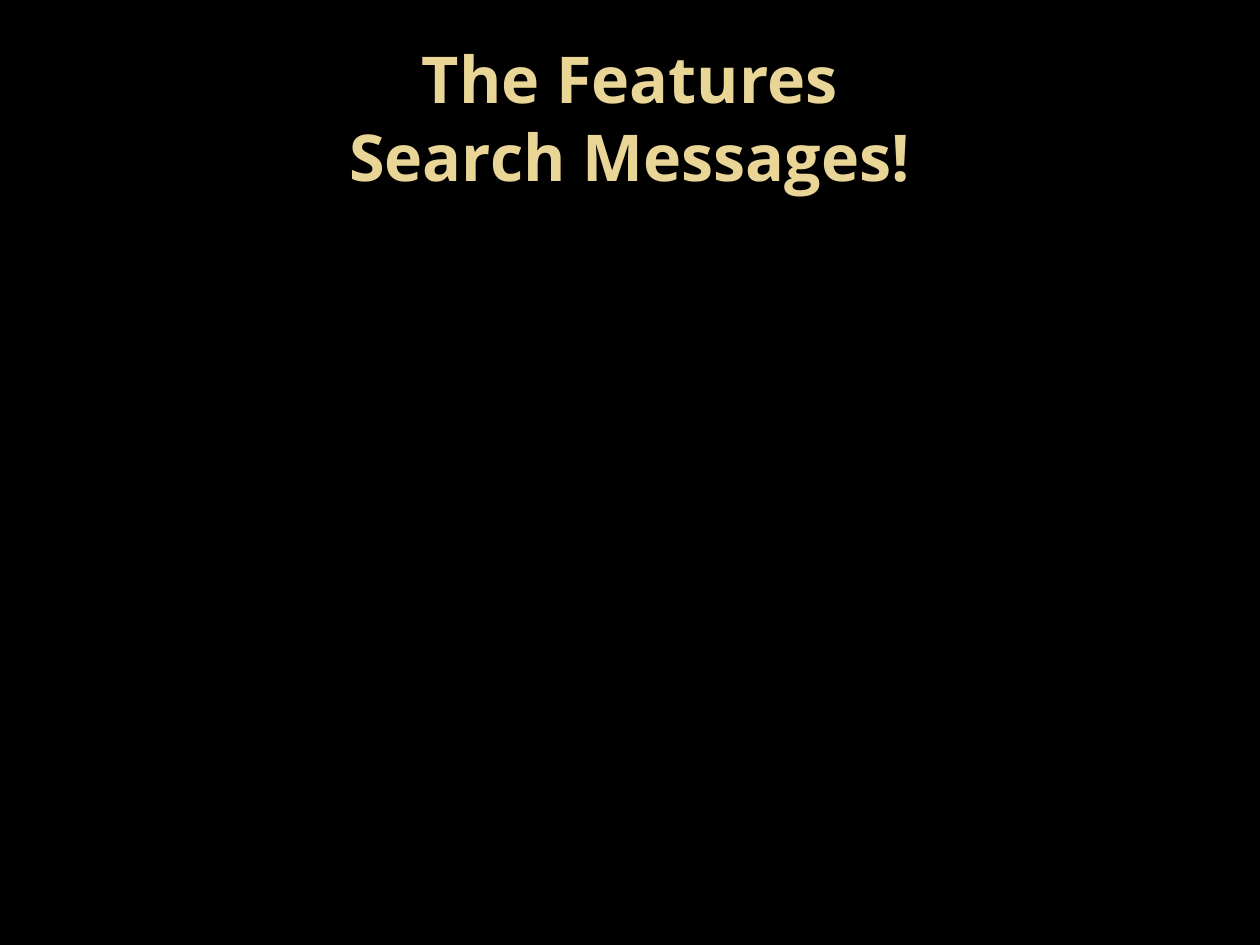
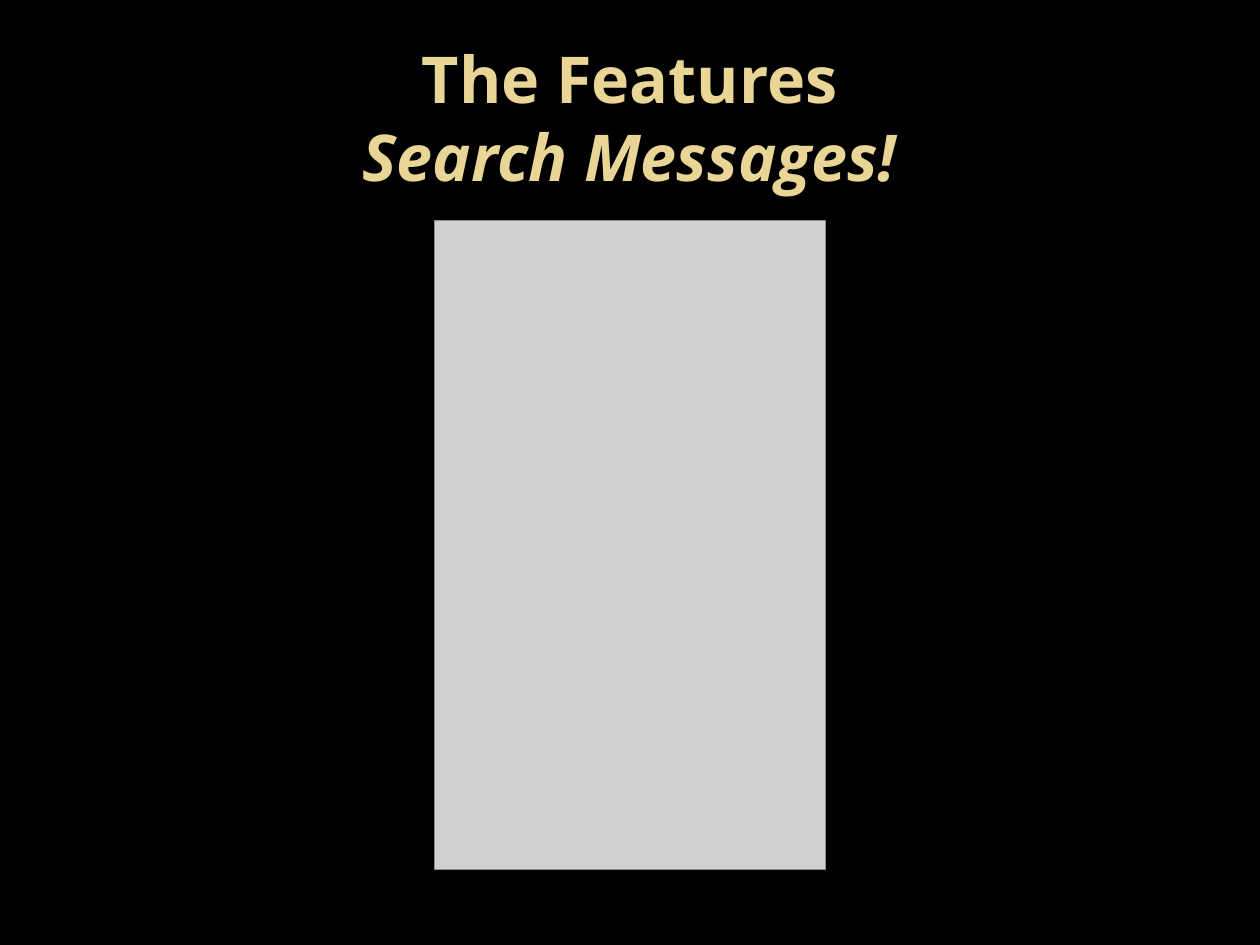
Before and after one commit to kbaileyky/CS5103-SMS, a slide deck: slide 9 of Documents/Presentation/CS5103 SMS MSGR .pptx (slide 10 before the commit). Drawn at 1260x945 pixels with LibreOffice and Linux fonts; fonts in the diff are those of the drawing; grey boxes stand for pictures; background and template pictures are left out. Boxes give left, top, right and bottom in pixels: in the first picture for what was removed or moved away, otherwise in the second. Text is boxed around its words. In the diff, an @@ line names an element or a change of style, - is before the commit and + after.

```diff
--- a/Documents/Presentation/CS5103 SMS MSGR .pptx
+++ b/Documents/Presentation/CS5103 SMS MSGR .pptx
@@ title "The Features Search Messages!" at (x1=363, y1=54, x2=896, y2=197): italic on in "Search Messages!" @@
@@ picture added at (x1=435, y1=220, x2=827, y2=869) @@
```
Also in this commit, not shown: 10 other slides changed, 4 slides added, 3 slides removed.
